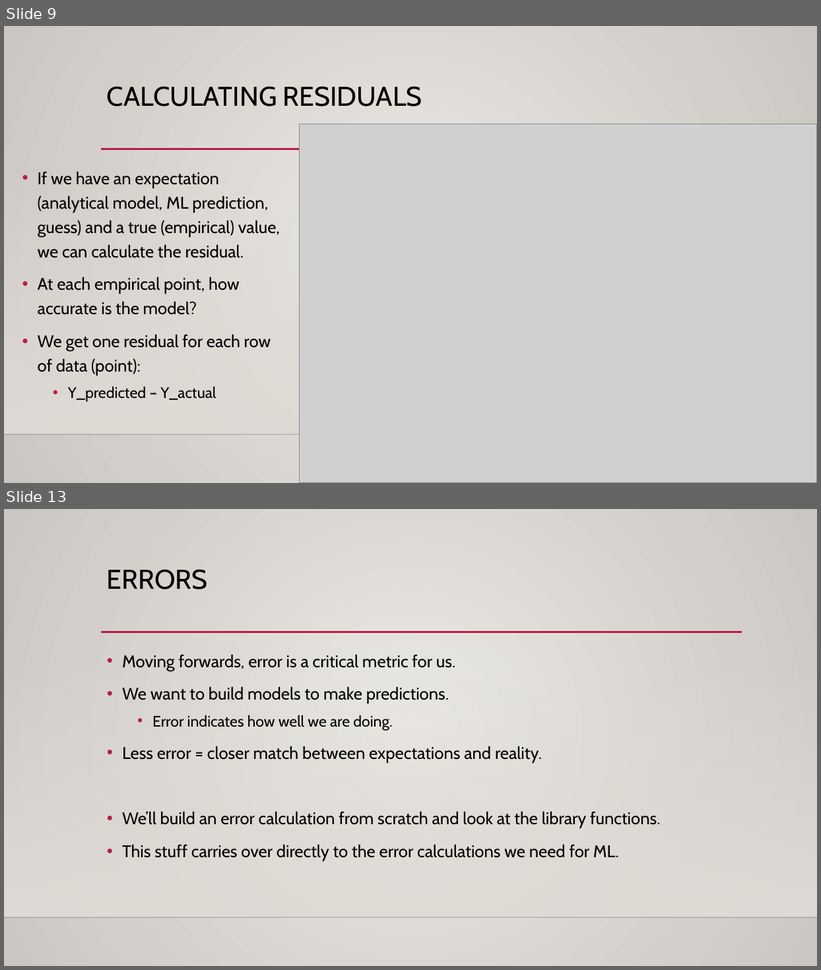
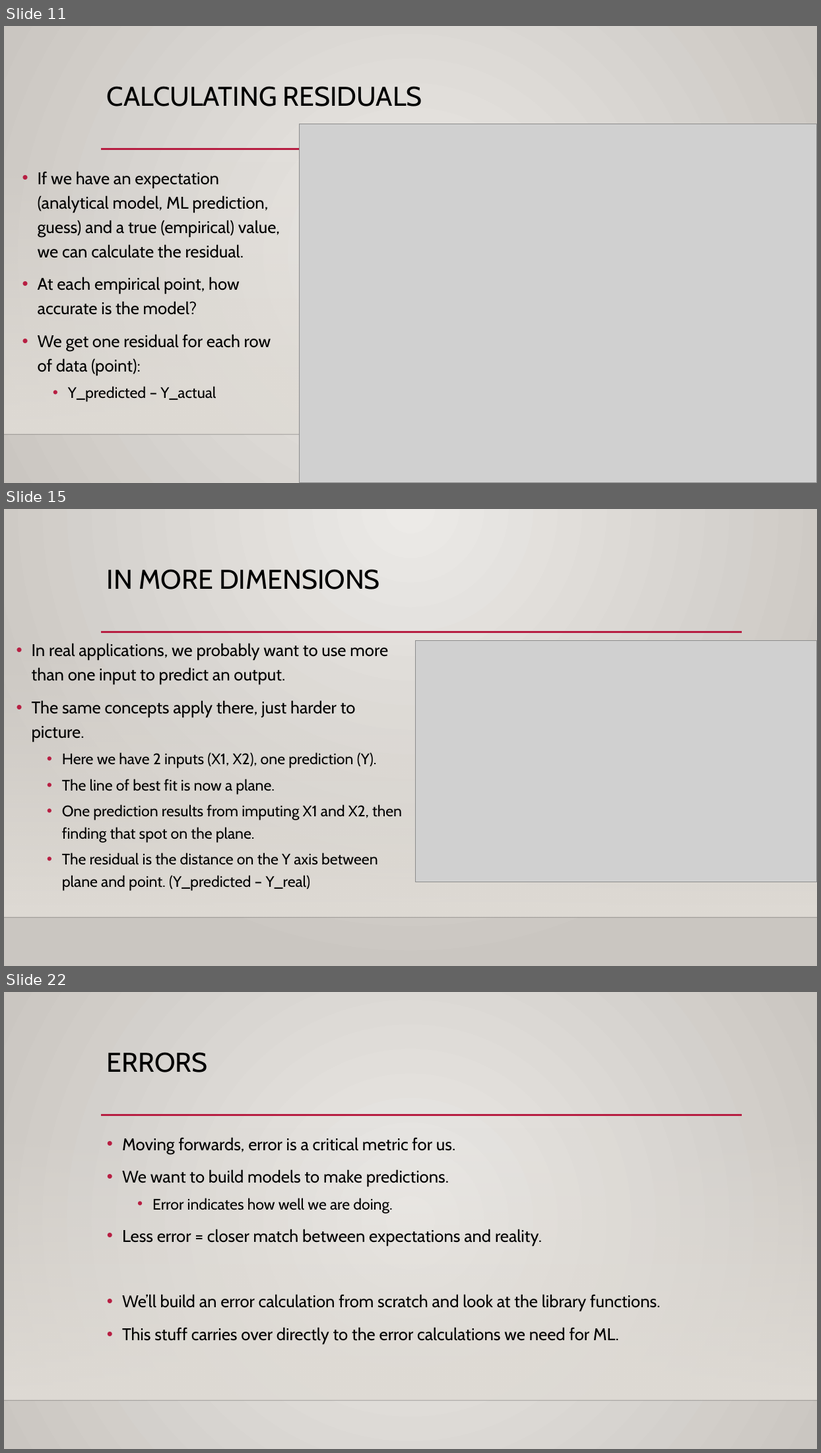
Before and after one commit to AkeemSemper/ML_for_Non_DS_Students, a slide deck: course_resources/slides/Used/010_Errors.pptx. Shown one above the other, each under a label of ours: slides 9 and 13 before the commit, slides 11, 15 and 22 after it; the slides between them are not shown. The pictures are 821x970 and 821x1453 pixels, drawn with LibreOffice and Linux fonts; fonts in the diff are those of the drawing; grey boxes stand for pictures; background and template pictures are left out. Boxes give left, top, right and bottom in pixels: in the first picture for what was removed or moved away, otherwise in the second. Text is boxed around its words. In the diff, an @@ line names an element or a change of style, - is before the commit and + after.

```diff
--- a/course_resources/slides/Used/010_Errors.pptx
+++ b/course_resources/slides/Used/010_Errors.pptx
@@ slide 15 added at (4,509,817,966), background gradient #ECEAE7 to #CAC7C1; not listed: 3 template elements that a slide beside it also shows @@
@@ title added at (107,569,380,590), 32 pt, text #000000 @@
+IN MORE DIMENSIONS
@@ text added at (32,643,402,891), 18 pt, text #000000 @@
+• In real applications, we probably want to use more than one input to predict an output.
+• The same concepts apply there, just harder to picture.
+  • Here we have 2 inputs (X1, X2), one prediction (Y).
+  • The line of best fit is now a plane.
+  • One prediction results from imputing X1 and X2, then finding that spot on the plane.
+  • The residual is the distance on the Y axis between plane and point. (Y_predicted – Y_real)
@@ picture added at (416,641,817,883) @@
@@ what was slide 9 is now slide 11 @@
@@ what was slide 13 is now slide 22 @@
```
Also in this commit, not shown: 4 slides changed, 8 other slides added, 11 other files.
